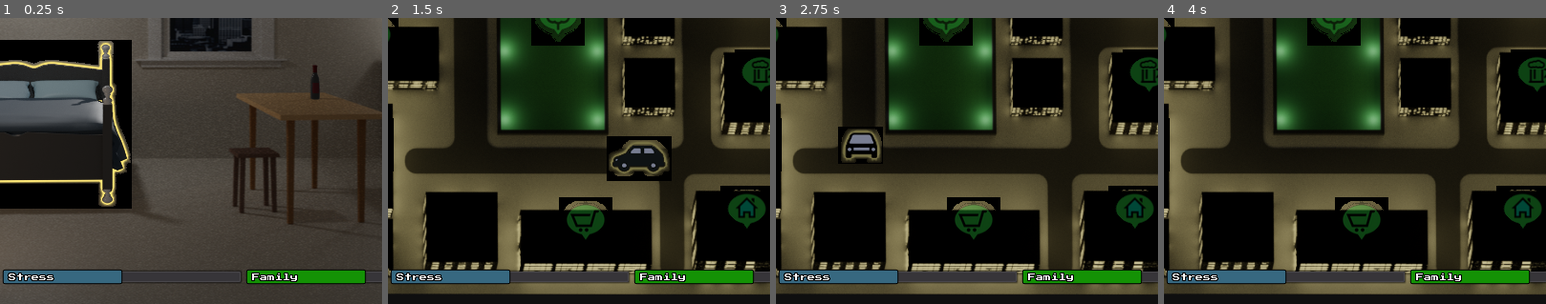
Above: before the commit, frames 1-4 (left to right).
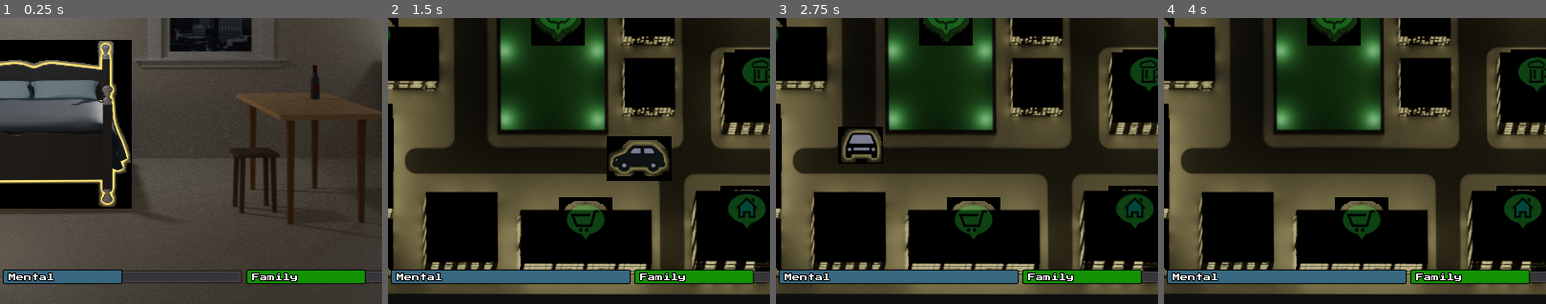
Above: after the commit, the same moments.

Repository: Trizalio/LifeLoop
Game: Godot game, scene res://scenes/home.tscn
Two runs of this game, one before a commit and one after it. Both use one fixed random seed, a clock stepped at 60 frames per second and the inputs below. This scene is started directly instead of the project's main scene. The engine's default icon, where the game draws it, is replaced by a stand-in: a white triangle on a blue panel in a dark square.
Inputs:
- Up to frame 1 (0.25 s): no input
- Up to frame 2 (1.5 s): tap Enter at 0.5 s; hold Up (ui_up) from 0.53 s (still down); tap Space at 0.77 s
- Up to frame 3 (2.75 s): tap Space at 1.52 s; release Up (ui_up) at 2.03 s; hold Left (ui_left) from 2.03 s (still down)
- Up to frame 4 (4 s): tap Space at 3.02, 3.77 s; release Left (ui_left) at 3.53 s; hold Down (ui_down) from 3.53 s (still down)
The pictures show only the part of the screen within x 34-84%, y 50-100%; the shares and areas given below are measured in that part.

The runs differ from the first frame. In frame 1, 0.2% of the frame differs, in the area x 2-15%, y 89-92%; in frame 2, 1.9%, in the area x 2-64%, y 87-94%; in frame 3, 1.9%; in frame 4, 1.9%.

Commit message:
update city markers and bed

Diff:
--- a/scenes/bars.tscn
+++ b/scenes/bars.tscn
@@ -151,7 +151,7 @@
 margin_bottom = 11.7
 rect_pivot_offset = Vector2( 25.2376, 9.92523 )
 custom_fonts/font = SubResource( 2 )
-text = "Stress"
+text = "Mental"
 valign = 1
 __meta__ = {
 "_edit_use_anchors_": false
--- a/scripts/singletones/game_status.gd
+++ b/scripts/singletones/game_status.gd
@@ -7,8 +7,9 @@
 var medium_effect: float = 10
 var strong_effect: float = 15
 
-var money_per_sheet: float = 1
-var stress_per_mistake: float = -1
+var money_per_sheet: float = 5
+var stress_per_sheet: float = -2
+var stress_per_mistake: float = -5
 
 var buildings = [
 	ResourseChange.new('park', no_effect, no_effect, no_effect),
@@ -35,7 +36,7 @@
 
 
 var office_items = [
-	ResourseChange.new('correct_sheet', money_per_sheet, no_effect, no_effect),
+	ResourseChange.new('correct_sheet', money_per_sheet, stress_per_sheet, no_effect),
 	ResourseChange.new('mistake_sheet', no_effect, stress_per_mistake, no_effect),
 	ResourseChange.new('printer', no_effect, no_effect, no_effect),
 	ResourseChange.new('pc', no_effect, no_effect, no_effect),
@@ -210,10 +211,12 @@
 	increment_time()
 
 func used_home_item(item_name):
+	var item_data: ResourseChange = name_to_home_items[item_name]
 	if item_name == 'bed':
+		item_data.stress_effect = (22 - current_time_step) * 10
+		modify_resourses(item_data)
 		start_new_day()
 		return
-	var item_data: ResourseChange = name_to_home_items[item_name]
 	modify_resourses(item_data)
 	increment_time()
 
@@ -223,8 +226,8 @@
 	increment_time()
 
 func modify_resourses(resource_change: ResourseChange):
-	print('modify_resourses', resource_change.title,
-			resource_change.money_effect, resource_change.stress_effect,
+	print('modify_resourses', resource_change.title, ', ',
+			resource_change.money_effect, ', ', resource_change.stress_effect, ', ',
 			resource_change.family_effect)
 	resource_change.times_used += 1
 	money += resource_change.money_effect
--- a/scripts/singletones/scene_changer.gd
+++ b/scripts/singletones/scene_changer.gd
@@ -17,6 +17,7 @@
 func goto_scene(path, fade_in_time: float = 0.2, fade_out_time: float = 0.2):
 	if is_changing_scene():
 		return
+	print('change scene to:', path)
 	# This function will usually be called from a signal callback,
 	# or some other function in the current scene.
 	# Deleting the current scene at this point is
@@ -51,4 +52,5 @@
 
 	# Optionally, to make it compatible with the SceneTree.change_scene() API.
 	get_tree().set_current_scene(current_scene)
+	print('scene changed to: ', current_scene, '(', path, ')')
 	emit_signal("scene_changed")
Not shown: 2 places in scenes/bars.tscn that only renumber resources
